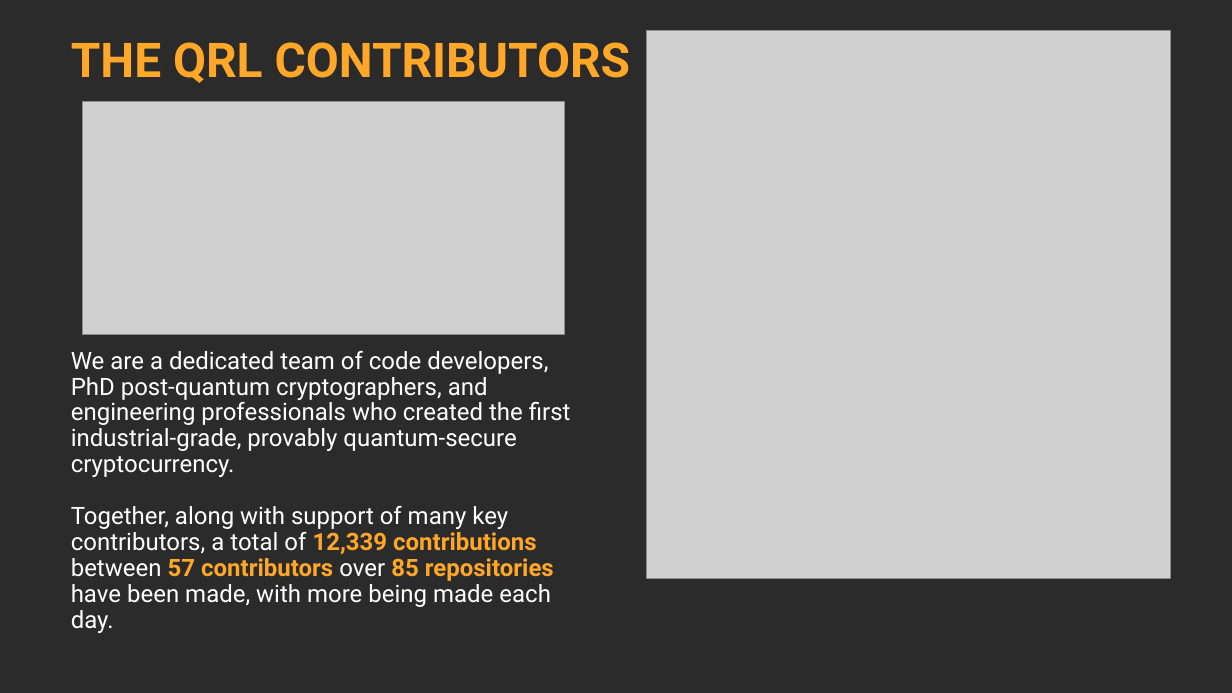
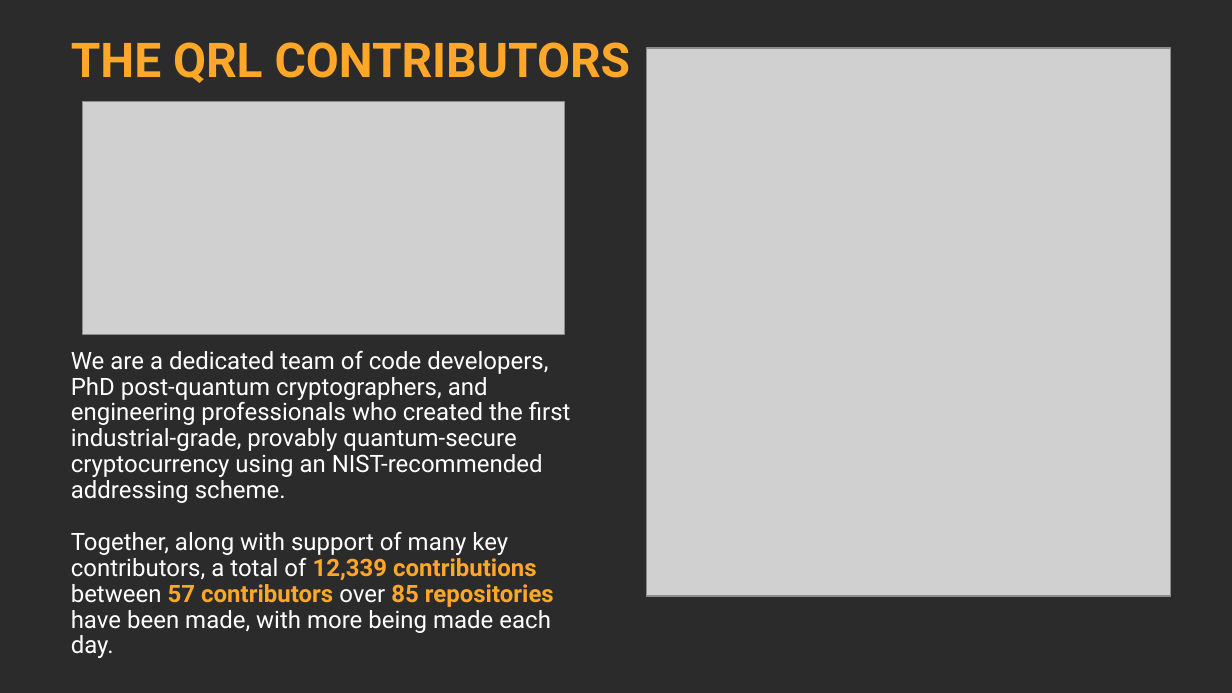
Before and after one commit to theQRL/theqrl.org, a slide deck: slide 6 of static/presskit/qrl.pptx. Drawn at 1232x693 pixels with LibreOffice and Linux fonts; fonts in the diff are those of the drawing; grey boxes stand for pictures; background and template pictures are left out; a plain dark background stands for a picture behind light text. Boxes give left, top, right and bottom in pixels: in the first picture for what was removed or moved away, otherwise in the second. Text is boxed around its words. In the diff, an @@ line names an element or a change of style, - is before the commit and + after.

```diff
--- a/static/presskit/qrl.pptx
+++ b/static/presskit/qrl.pptx
@@ picture moved from (x1=647, y1=31, x2=1170, y2=579) to (x1=647, y1=48, x2=1170, y2=596) @@
@@ subtitle at (x1=71, y1=351, x2=571, y2=503): text changed @@
-We are a dedicated team of code developers, PhD post-quantum cryptographers, and engineering professionals who created the first industrial-grade, provably quantum-secure cryptocurrency.
+We are a dedicated team of code developers, PhD post-quantum cryptographers, and engineering professionals who created the first industrial-grade, provably quantum-secure cryptocurrency using an NIST-recommended addressing scheme.
```
Also in this commit, not shown: 5 other slides changed, 1 slide added, 2 other files.
